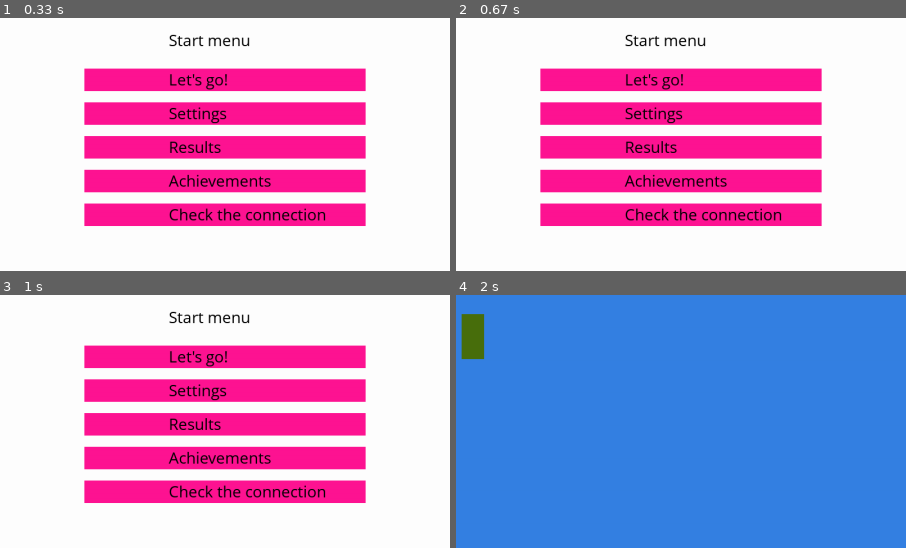
Above: before the commit, frames 1-4 (two rows, left to right).
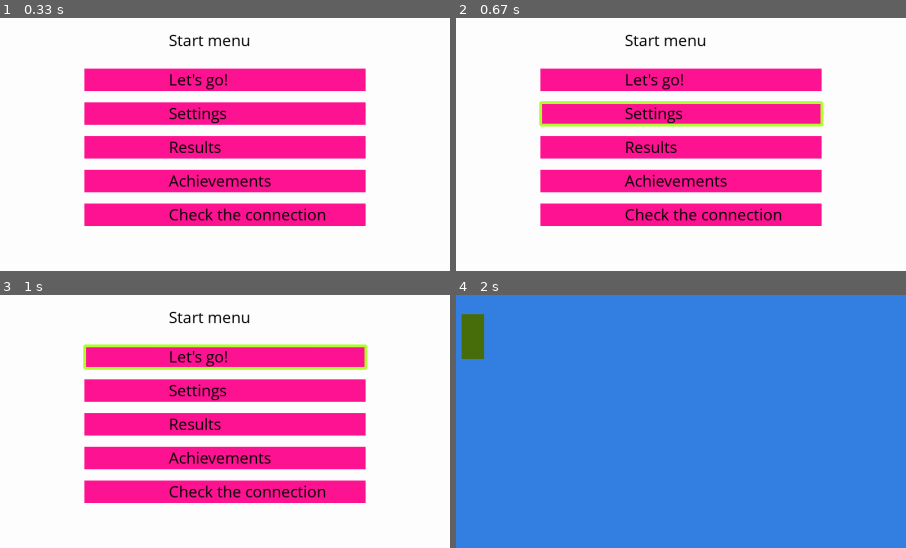
Above: after the commit, the same moments.

Repository: D3t3rm1nat1on/OurGame_PyGame
Game: pygame game, started from src/menu.py
Two runs of this game, one before a commit and one after it. Both use one fixed random seed, a clock stepped at 60 frames per second and the inputs below.
Inputs:
- Up to frame 1 (0.33 s): no input
- Up to frame 2 (0.67 s): hold Down from 0.33 s (still down)
- Up to frame 3 (1 s): release Down at 0.8 s; hold Up from 0.83 s (still down)
- Up to frame 4 (2 s): release Up at 1.3 s; click "Let's go!" at 1.88 s
The pictures show only the part of the screen within x 0-50%, y 0-50%; the shares and areas given below are measured in that part.

Frame 1 is identical in both runs. In frame 2, 1.9% of the frame differs, in the area x 18-82%, y 32-44%; in frame 3, 1.9%; in frame 4, nothing differs.

Commit message:
begin of arrow moving

Diff:
--- a/src/menu.py
+++ b/src/menu.py
@@ -10,6 +10,7 @@
         self.clock = pygame.time.Clock()
         self.running = True
         self.theme = 0
+        self.ind = 0
         self.color = [
             [(255, 20, 147), (176, 255, 46)],
             [(176, 255, 46), (255, 20, 147)]]
@@ -37,6 +38,7 @@
             [self.color[self.theme][0], (660, 90, 30, 40), '+', (670, 85), False, -1]]
 
         self.num_ren = 0
+        self.lists = [self.text, self.text_settings, 2, 3, 4, self.text_theme]
         self.renders = [self.render0, self.render1, 2, 3, 4, self.render5]
 
     def button(self, color_rect, coordinates, text, start_text):
@@ -94,6 +96,9 @@
                 self.chosen_button(x, y, self.text_settings)
             if self.num_ren == 5:
                 self.chosen_button(x, y, self.text_theme)
+
+            if event.type == pygame.KEYDOWN:
+                self.move_pointer(event)
             if event.type == pygame.MOUSEBUTTONDOWN:
                 if self.num_ren == 0 and 150 <= x <= 650 and 90 <= y <= 130:
                     self.running = False
@@ -125,6 +130,21 @@
                     self.theme = el[7]
                     self.render5()
 
+    def move_pointer(self, ev):
+        cur_list = self.lists[self.num_ren]
+        if self.num_ren != 1:
+            if self.ind > 0:
+                if ev.key == pygame.K_UP:
+                    self.ind -= 1
+                    cur_list[self.ind + 1][4] = False
+                    cur_list[self.ind][4] = True
+            if self.ind < len(cur_list) - 1:
+                if ev.key == pygame.K_DOWN:
+                    self.ind += 1
+                    if self.ind != 0:
+                        cur_list[self.ind - 1][4] = False
+                    cur_list[self.ind][4] = True
+
     def chosen_button(self, x, y, temp):
         for el in temp:
             if el[1][0] <= x <= (el[1][0] + el[1][2]) and el[1][1] <= y <= (el[1][3] + el[1][1]):
